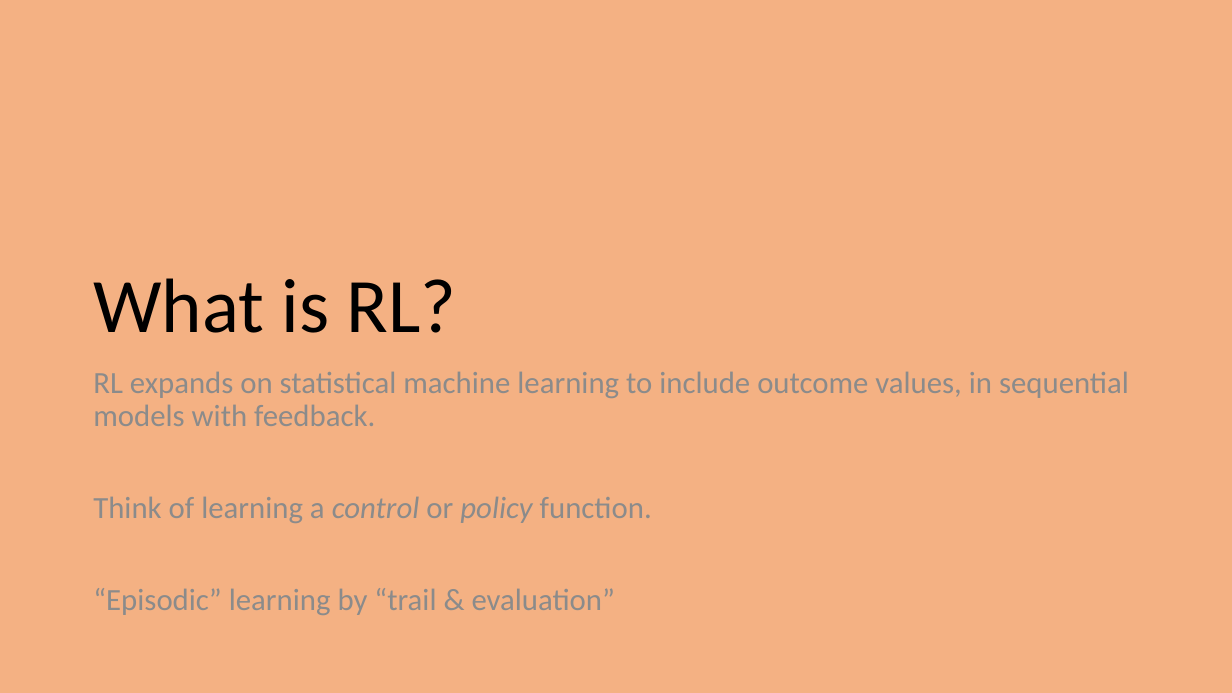
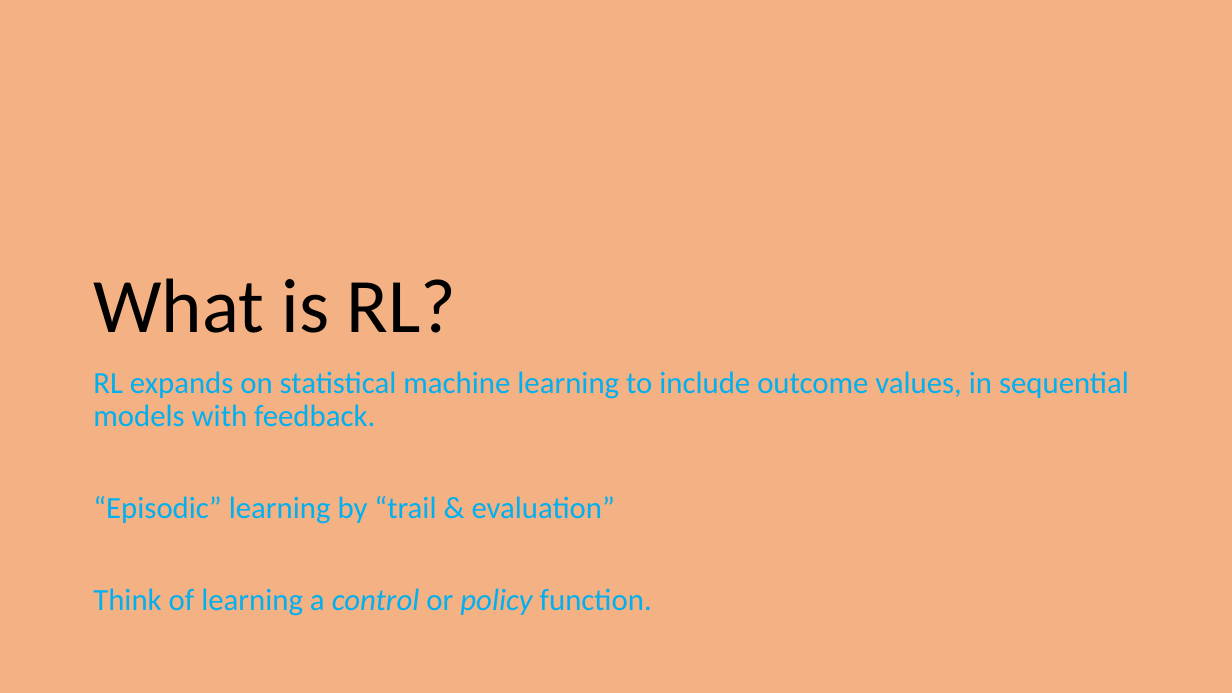
Before and after one commit to microsoft/ICSE2019, a slide deck: slide 3 of Rlearning/RL_ICSE.pptx. Drawn at 1232x693 pixels with LibreOffice and Linux fonts; fonts in the diff are those of the drawing. Boxes give left, top, right and bottom in pixels: in the first picture for what was removed or moved away, otherwise in the second. Text is boxed around its words. In the diff, an @@ line names an element or a change of style, - is before the commit and + after.

```diff
--- a/Rlearning/RL_ICSE.pptx
+++ b/Rlearning/RL_ICSE.pptx
@@ text at (93,371,1129,616): text colour #8C8C8C to #00B0F0 in "RL expands on statistical machine learning to ...", "Think of learning a control or policy ..." @@
@@ text at (93,496,616,524): paragraph added @@
+“Episodic” learning by “trail & evaluation”
@@ text at (93,588,616,615): paragraph removed @@
-“Episodic” learning by “trail & evaluation”
```
Also in this commit, not shown: 3 other slides changed, 1 slide removed, 3 other files.
